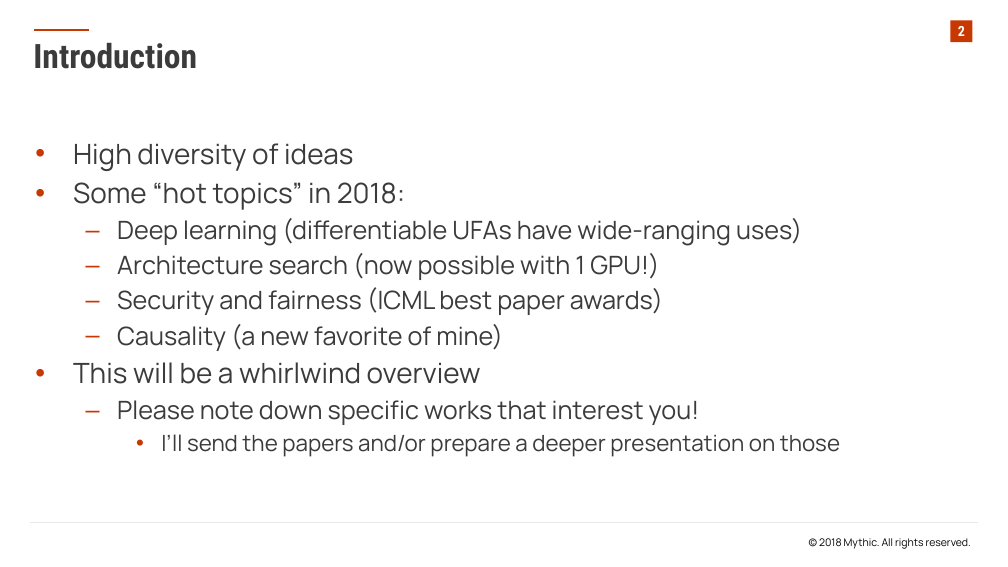
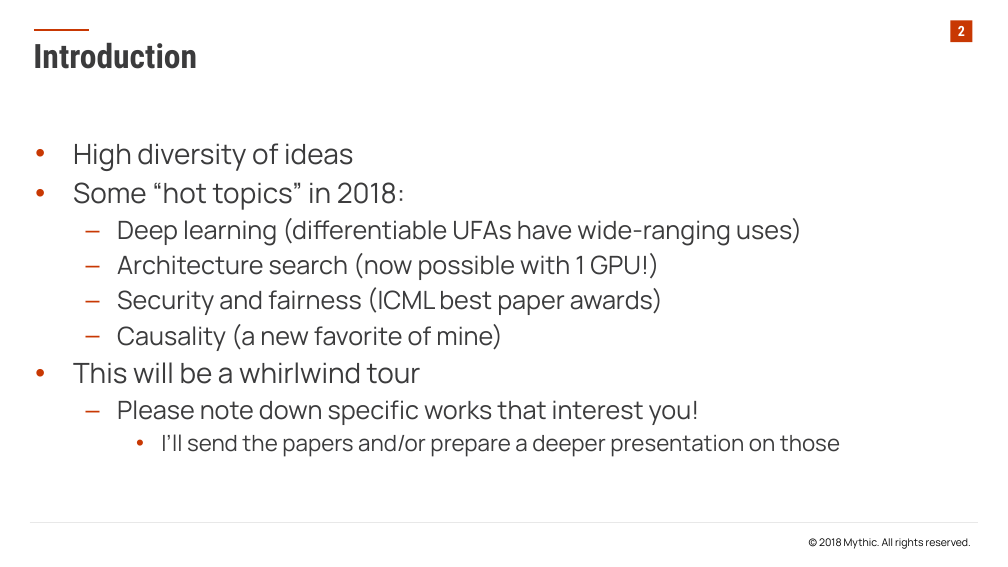
Before and after one commit to EbTech/ICML-2018, a slide deck: slide 2 of ICML 2018 Presentation.pptx. Drawn at 1008x567 pixels with LibreOffice and Linux fonts; fonts in the diff are those of the drawing; background and template pictures are left out. Boxes give left, top, right and bottom in pixels: in the first picture for what was removed or moved away, otherwise in the second. Text is boxed around its words. In the diff, an @@ line names an element or a change of style, - is before the commit and + after.

```diff
--- a/ICML 2018 Presentation.pptx
+++ b/ICML 2018 Presentation.pptx
@@ text at (x1=73, y1=362, x2=421, y2=384): text changed @@
-• This will be a whirlwind overview
+• This will be a whirlwind tour
```
Also in this commit, not shown: 6 other slides changed.
